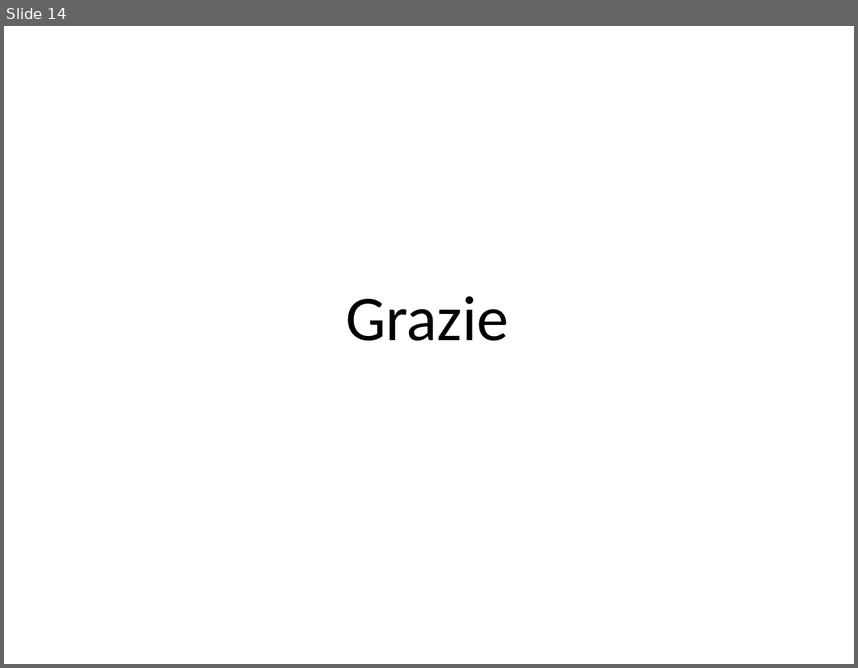
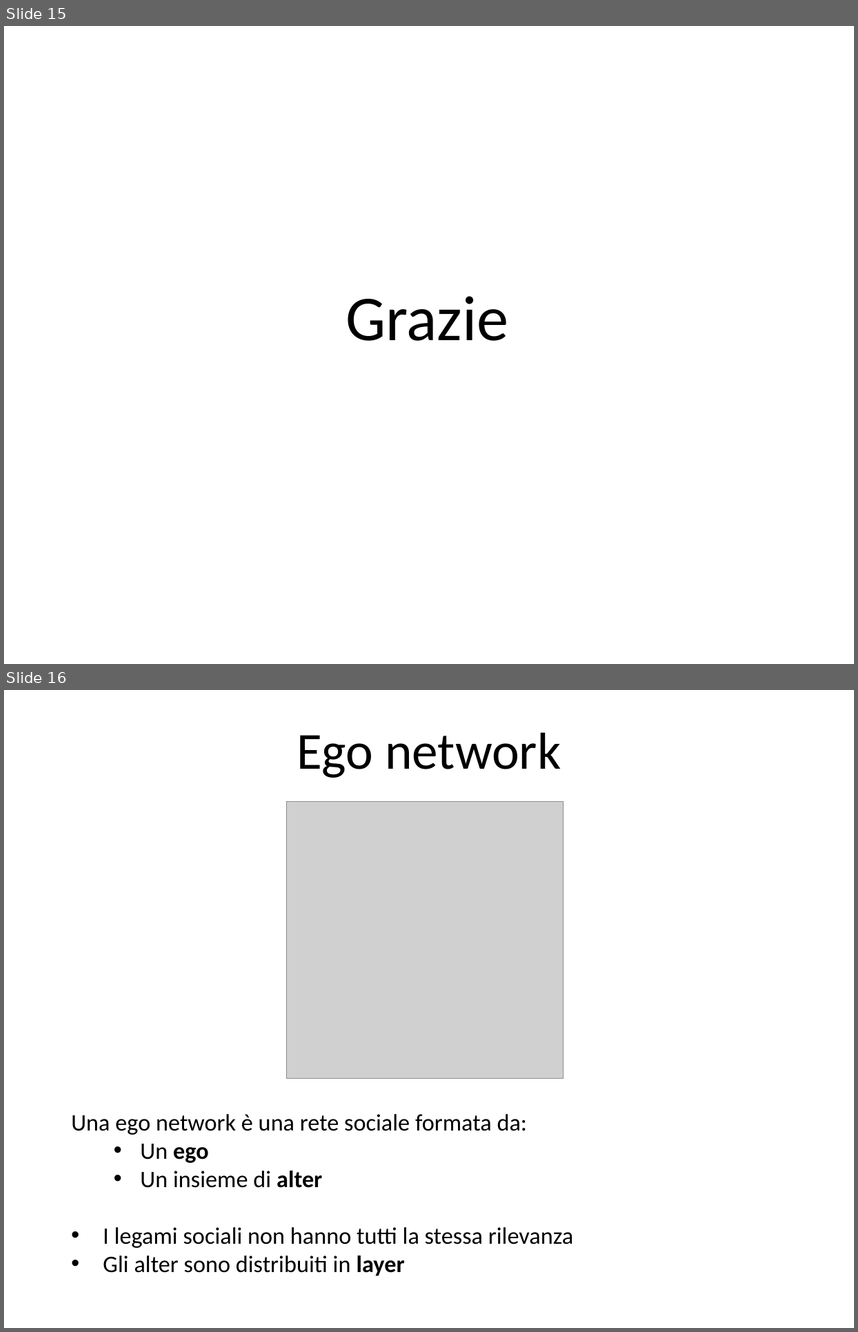
Before and after one commit to CriptHunter/tesi, a slide deck: presentazione/presentazione.pptx. Shown one above the other, each under a label of ours: slide 14 before the commit, slides 15 and 16 after it. The pictures are 858x668 and 858x1332 pixels, drawn with LibreOffice and Linux fonts; fonts in the diff are those of the drawing; grey boxes stand for pictures. Boxes give left, top, right and bottom in pixels: in the first picture for what was removed or moved away, otherwise in the second. Text is boxed around its words. In the diff, an @@ line names an element or a change of style, - is before the commit and + after.

```diff
--- a/presentazione/presentazione.pptx
+++ b/presentazione/presentazione.pptx
@@ slide 16 added at (4,690,854,1328), background #FFFFFF @@
@@ title added at (297,732,561,778), 44 pt, text #000000 @@
+Ego network
@@ picture added at (286,801,564,1078) @@
@@ text added at (71,1114,573,1276), 20 pt, text #000000 @@
+Una ego network è una rete sociale formata da:
+  • Un ego
+  • Un insieme di alter
+• I legami sociali non hanno tutti la stessa rilevanza
+• Gli alter sono distribuiti in layer
@@ what was slide 14 is now slide 15 @@
```
Also in this commit, not shown: 7 slides changed, 1 other slide added.
